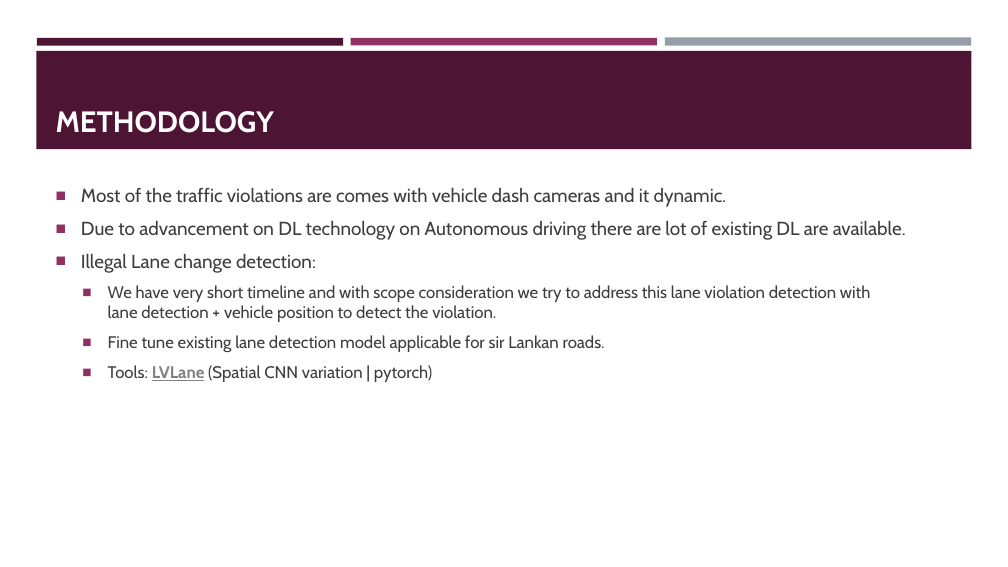
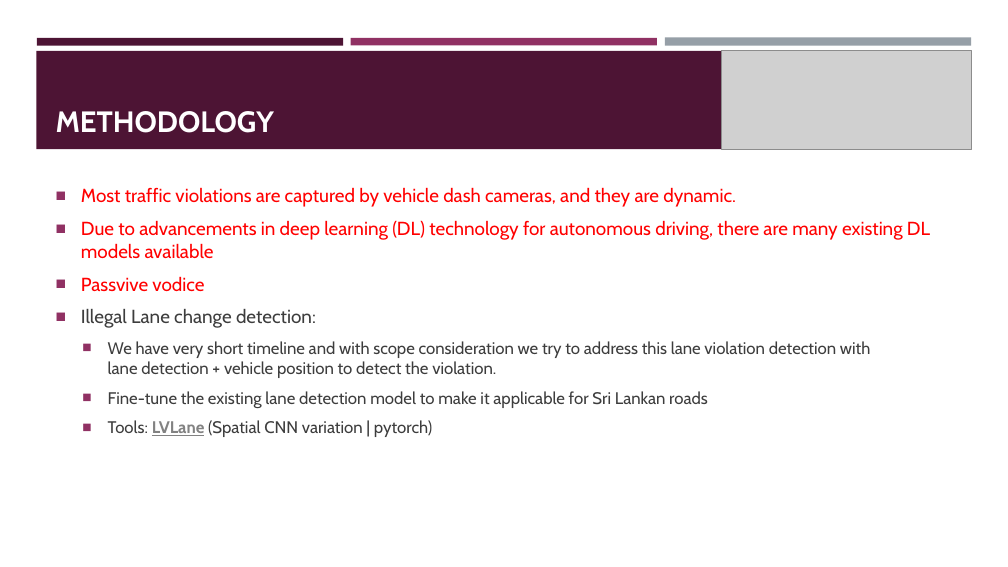
Before and after one commit to prageethmadhu/LVLane, a slide deck: slide 6 of DEMO/progress_report.pptx (slide 5 before the commit). Drawn at 1008x567 pixels with LibreOffice and Linux fonts; fonts in the diff are those of the drawing; grey boxes stand for pictures. Boxes give left, top, right and bottom in pixels: in the first picture for what was removed or moved away, otherwise in the second. Text is boxed around its words. In the diff, an @@ line names an element or a change of style, - is before the commit and + after.

```diff
--- a/DEMO/progress_report.pptx
+++ b/DEMO/progress_report.pptx
@@ picture added at [721,51,971,150] @@
@@ text at [81,187,930,291]: text changed; text colour #3D3D3D to #FF0000 @@
-■ Most of the traffic violations are comes with vehicle dash cameras and it dynamic.
-■ Due to advancement on DL technology on Autonomous driving there are lot of existing DL are available.
+■ Most traffic violations are captured by vehicle dash cameras, and they are dynamic.
+■ Due to advancements in deep learning (DL) technology for autonomous driving, there are many existing DL models available
+■ Passvive vodice
@@ text at [108,391,708,408]: text changed @@
-  ■ Fine tune existing lane detection model applicable for sir Lankan roads.
+  ■ Fine-tune the existing lane detection model to make it applicable for Sri Lankan roads
```
Also in this commit, not shown: 7 other slides changed, 2 slides added.
